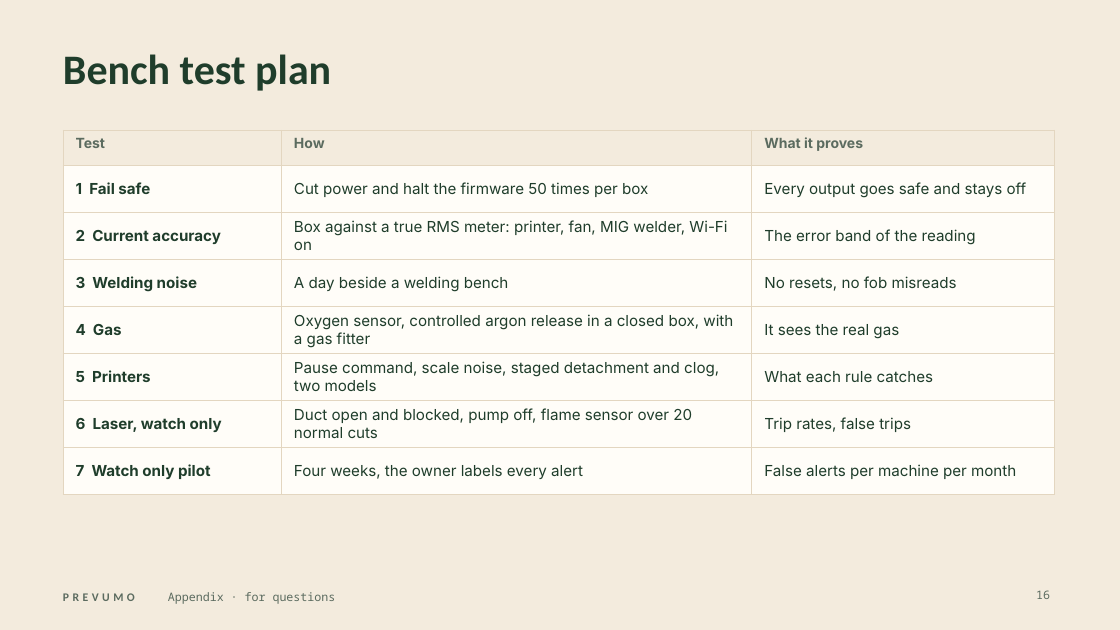
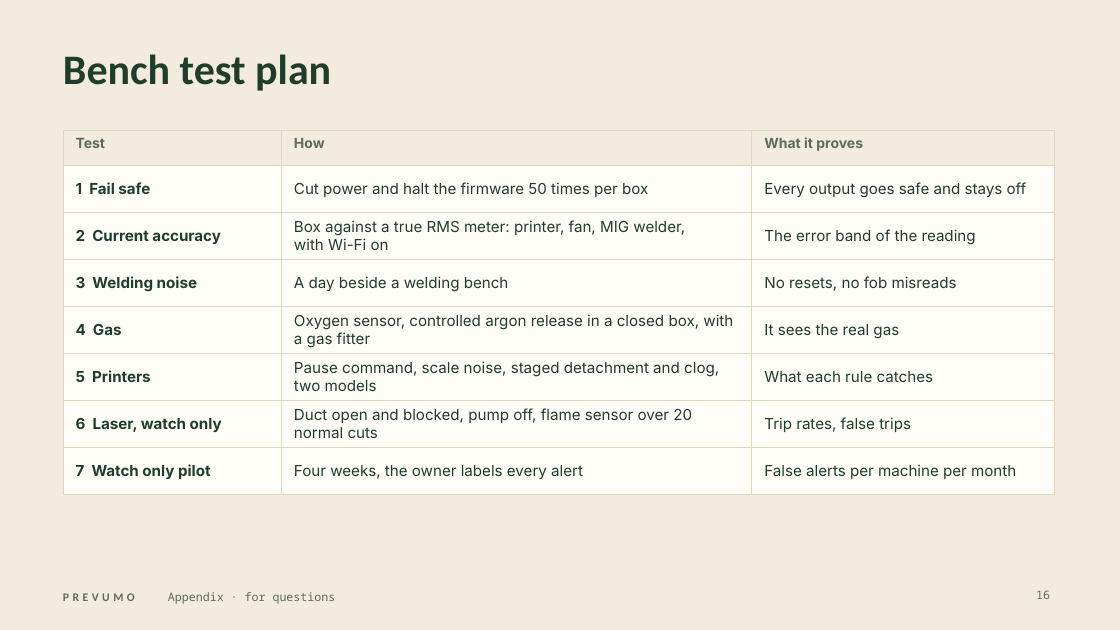
Before and after one commit to WAHB22/wahbs-world, a slide deck: slide 16 of prevumo/deliverables/final/PREVUMO-final.pptx. Drawn at 1120x630 pixels with LibreOffice and Linux fonts; fonts in the diff are those of the drawing. Boxes give left, top, right and bottom in pixels: in the first picture for what was removed or moved away, otherwise in the second. Text is boxed around its words. In the diff, an @@ line names an element or a change of style, - is before the commit and + after.

```diff
--- a/prevumo/deliverables/final/PREVUMO-final.pptx
+++ b/prevumo/deliverables/final/PREVUMO-final.pptx
@@ table at (x1=63, y1=130, x2=1054, y2=483) @@
-row 3, column 2: Box against a true RMS meter: printer, fan, MIG welder, Wi-Fi on
+row 3, column 2: Box against a true RMS meter: printer, fan, MIG welder, with Wi-Fi on
```
Also in this commit, not shown: 12 other slides changed, 12 other files.
